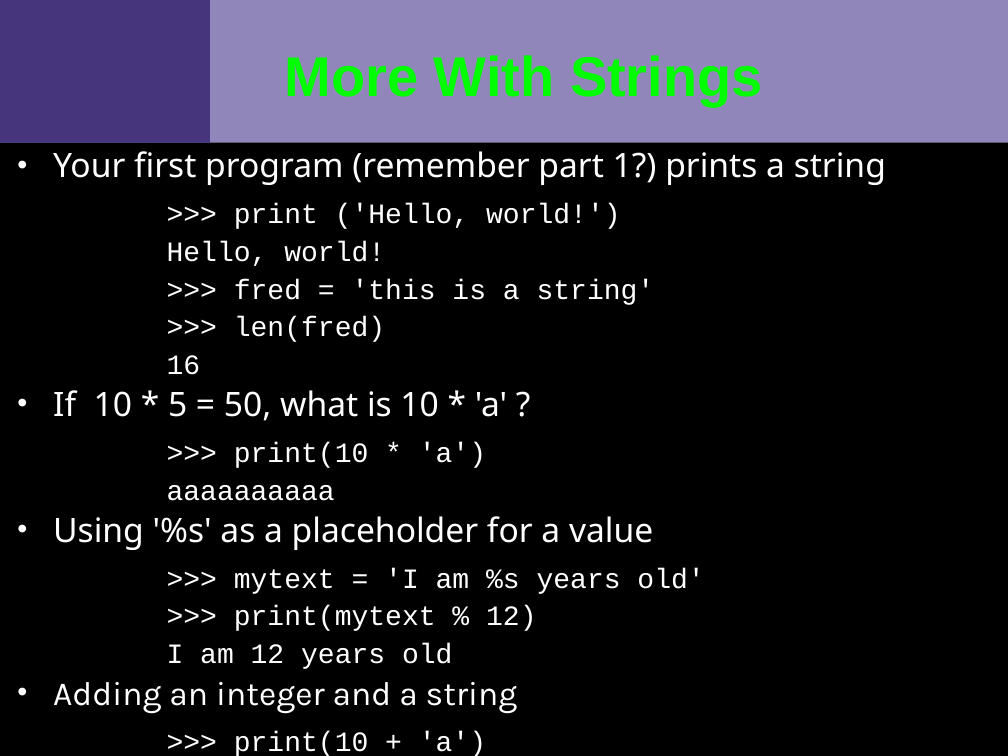
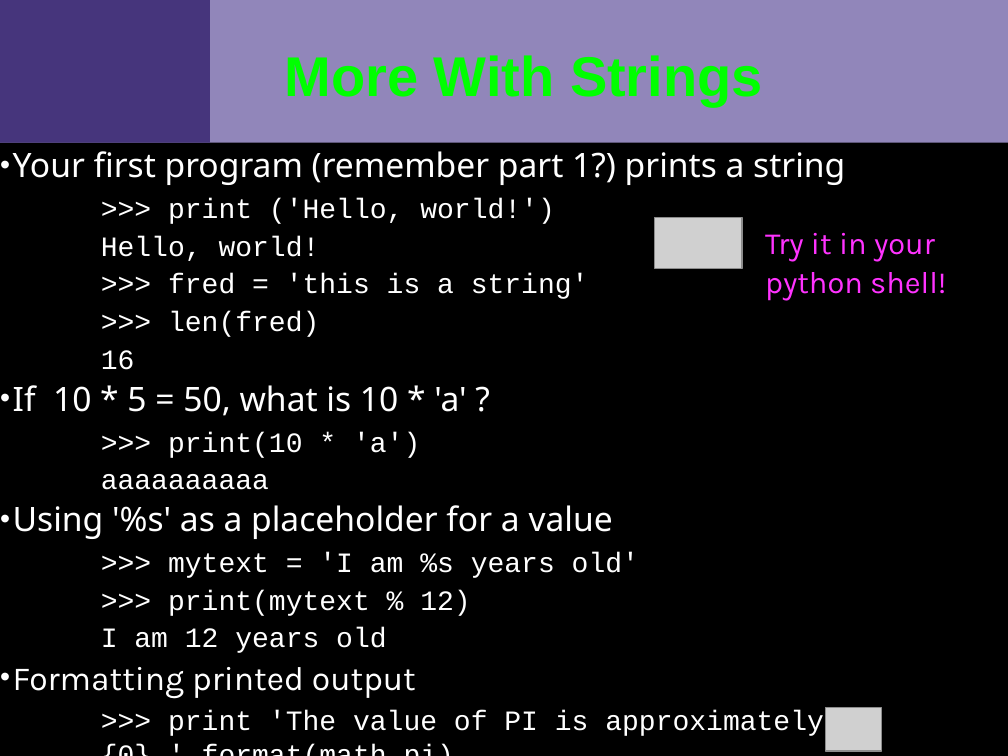
Before and after one commit to VCTLabs/swfk-python-intro, a slide deck: slide 5 of course_materials/slides/slideset2_beginning_python2_dev_SWFK.odp. Drawn at 1008x756 pixels with LibreOffice and Linux fonts; fonts in the diff are those of the drawing; grey boxes stand for pictures; background and template pictures are left out. Boxes give left, top, right and bottom in pixels: in the first picture for what was removed or moved away, otherwise in the second. Text is boxed around its words. In the diff, an @@ line names an element or a change of style, - is before the commit and + after.

```diff
--- a/course_materials/slides/slideset2_beginning_python2_dev_SWFK.odp
+++ b/course_materials/slides/slideset2_beginning_python2_dev_SWFK.odp
@@ text "Your first program (remember part ...": place and size @@
-text "Your first program (remember part ..." at [53, 151, 886, 756]
+text "Your first program (remember part ..." at [13, 151, 845, 736]
@@ text at [13, 151, 845, 653]: indent changed; less space between paragraphs @@
@@ picture added at [655, 218, 742, 268] @@
@@ text added at [765, 233, 946, 301], 22 pt, text #FF33FF @@
+Try it in your python shell!
@@ text at [13, 667, 824, 736]: text changed; size 24 to 20 pt; font Karla to Courier New @@
-• Adding an integer and a string
->>> print(10 + 'a')
+• Formatting printed output
+>>> print 'The value of PI is approximately {0}.'.format(math.pi)
@@ picture added at [826, 707, 882, 751] @@
```
Also in this commit, not shown: 5 other slides changed, 9 other files.
